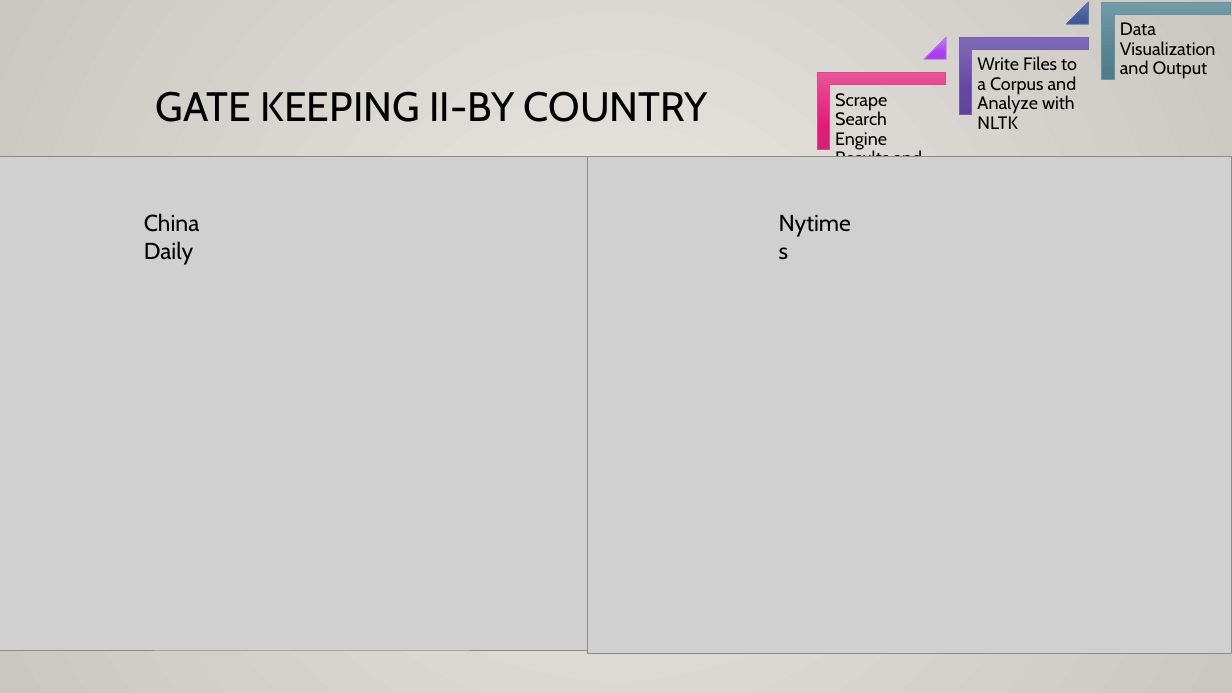
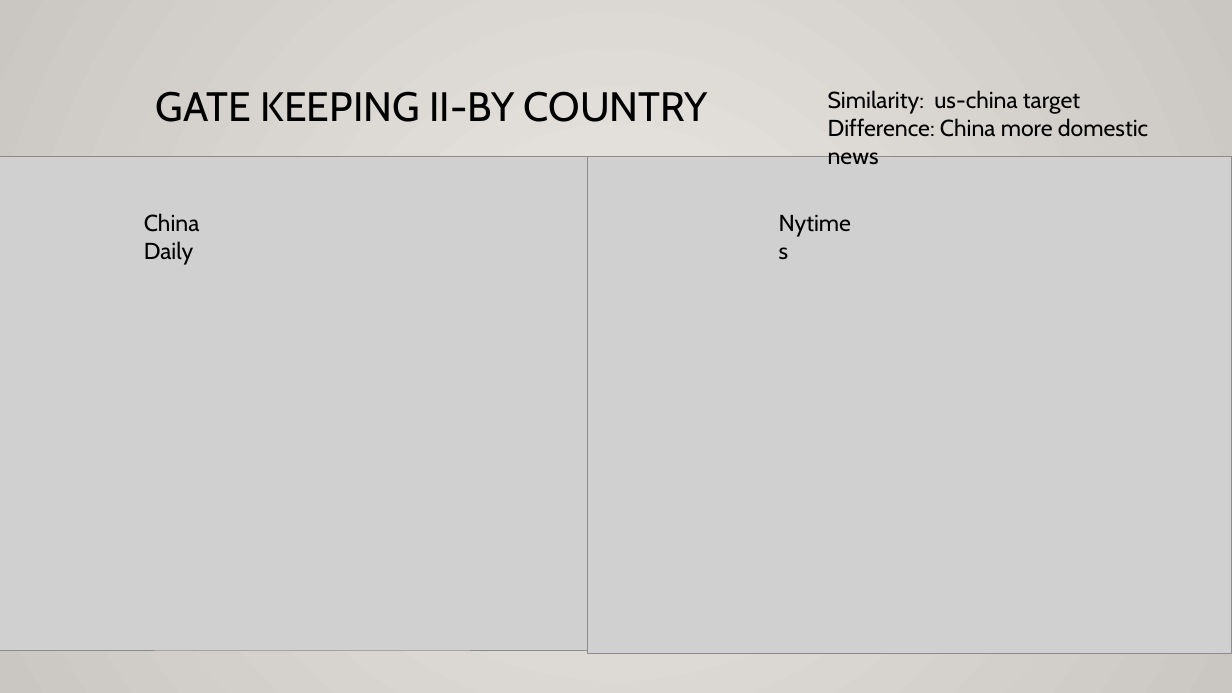
Before and after one commit to waterknows/hwcfpp, a slide deck: slide 9 of project/project.pptx. Drawn at 1232x693 pixels with LibreOffice and Linux fonts; fonts in the diff are those of the drawing; grey boxes stand for pictures; background and template pictures are left out. Boxes give left, top, right and bottom in pixels: in the first picture for what was removed or moved away, otherwise in the second. Text is boxed around its words. In the diff, an @@ line names an element or a change of style, - is before the commit and + after.

Commit message:
updated

```diff
--- a/project/project.pptx
+++ b/project/project.pptx
@@ group removed at (817,1,1231,157): 3 corners, 3 texts, 2 triangles @@
-Scrape Search Engine Results and Individual Pages
-Write Files to a Corpus and Analyze with NLTK
-Data Visualization and Output
@@ text added at (828,90,1148,165), 18 pt, text #000000 @@
+Similarity: us-china target
+Difference: China more domestic news
```
Also in this commit, not shown: 4 other slides changed.
